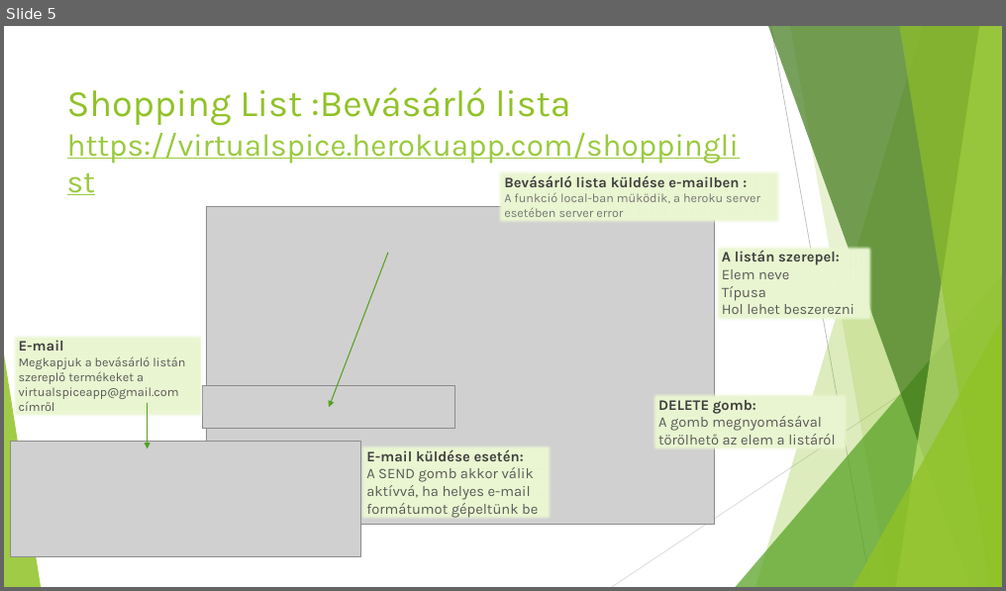
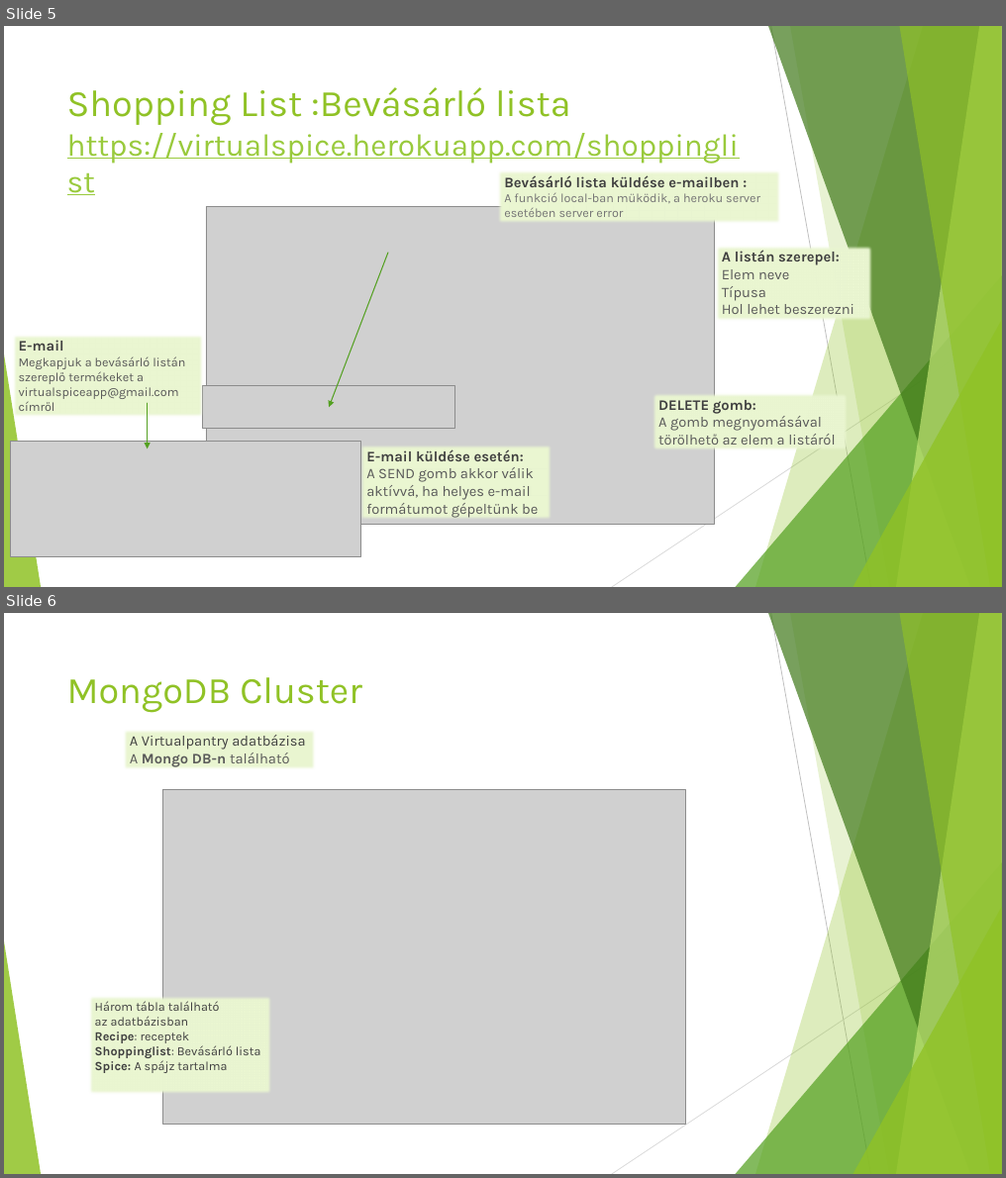
Before and after one commit to VirtualSpiceApp/virtualpantry, a slide deck: virtualpantry_Documantation.pptx. Shown one above the other, each under a label of ours: slide 5 before the commit, slides 5 and 6 after it. The pictures are 1006x591 and 1006x1178 pixels, drawn with LibreOffice and Linux fonts; fonts in the diff are those of the drawing; grey boxes stand for pictures. Boxes give left, top, right and bottom in pixels: in the first picture for what was removed or moved away, otherwise in the second. Text is boxed around its words. In the diff, an @@ line names an element or a change of style, - is before the commit and + after.

Commit message:
add Documentation

```diff
--- a/virtualpantry_Documantation.pptx
+++ b/virtualpantry_Documantation.pptx
@@ slide 6 added at (x1=4, y1=613, x2=1002, y2=1174), background #FFFFFF; not listed: 10 template elements that a slide beside it also shows @@
@@ title added at (x1=67, y1=677, x2=362, y2=713), 36 pt, text #90C226 @@
+MongoDB Cluster
@@ rectangle added at (x1=122, y1=728, x2=316, y2=771), fill #EAF6D1, 14 pt, text #404040 @@
+A Virtualpantry adatbázisa
+A Mongo DB-n található
@@ picture added at (x1=163, y1=789, x2=687, y2=1124) @@
@@ rectangle added at (x1=88, y1=995, x2=273, y2=1096), fill #EAF6D1, 12 pt, text #404040 @@
+Három tábla található
+az adatbázisban
+Recipe: receptek
+Shoppinglist: Bevásárló lista
+Spice: A spájz tartalma
```
